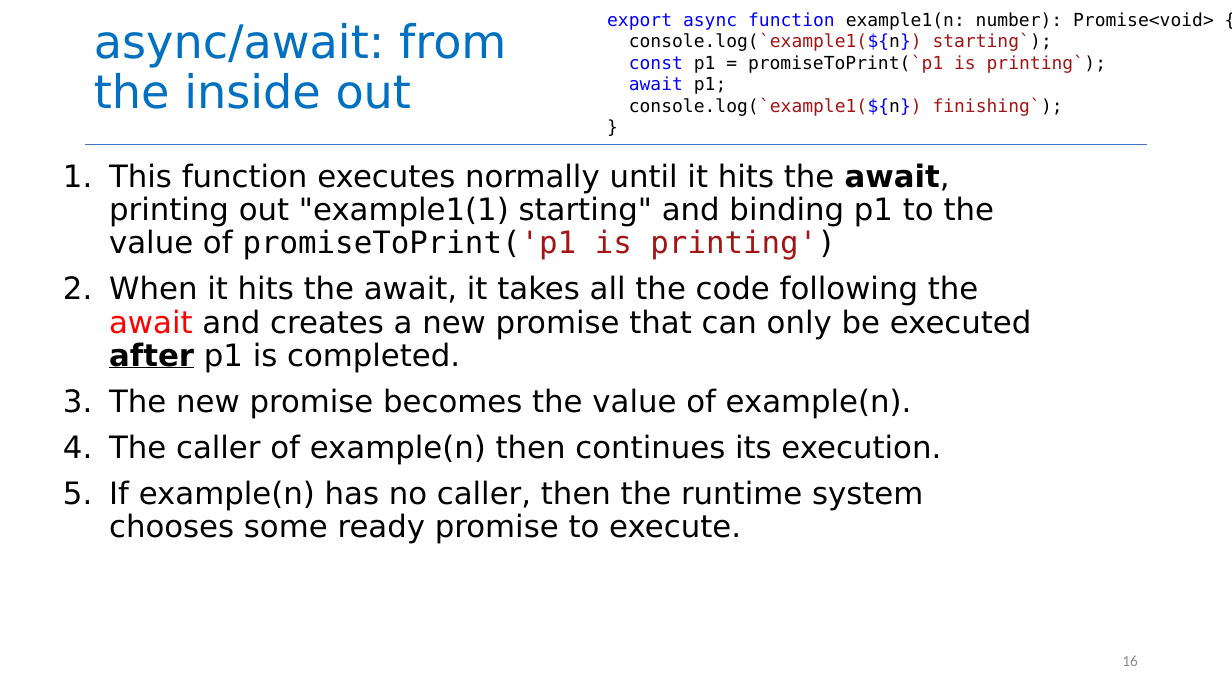
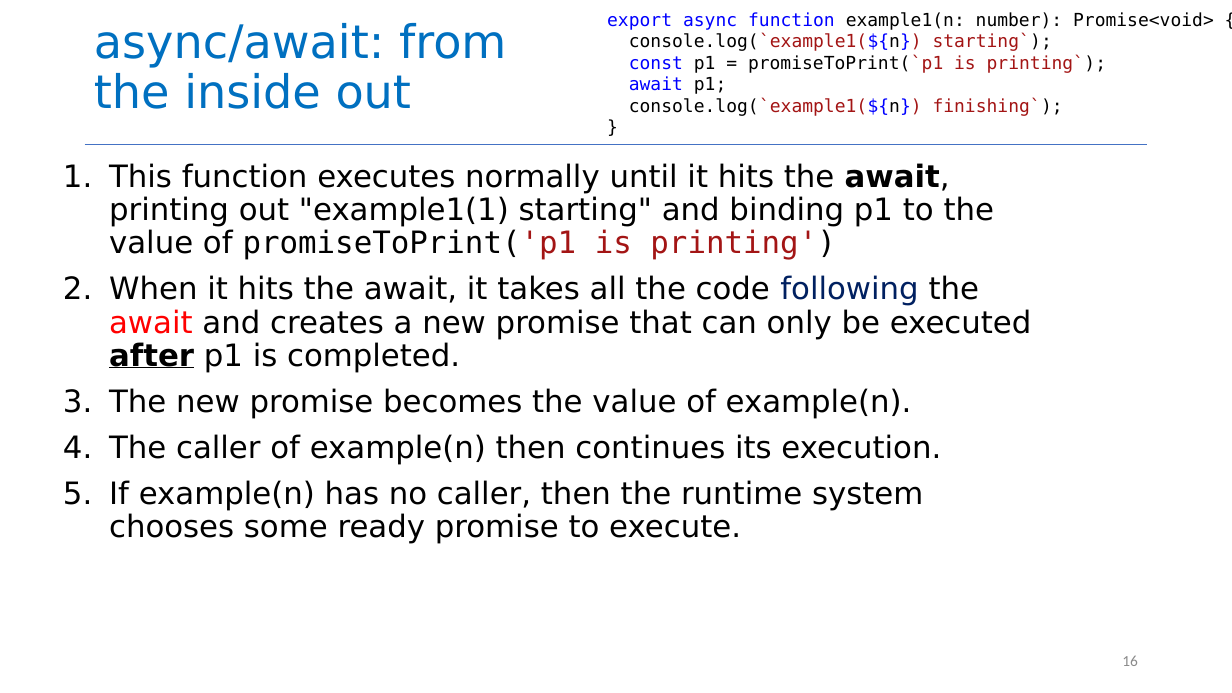
Before and after one commit to neu-se/CS4530-Spring-2025, a slide deck: slide 16 of Slides/Module 06 Concurrency Patterns in Typescript.pptx. Drawn at 1232x693 pixels with LibreOffice and Linux fonts; fonts in the diff are those of the drawing. Boxes give left, top, right and bottom in pixels: in the first picture for what was removed or moved away, otherwise in the second. Text is boxed around its words. In the diff, an @@ line names an element or a change of style, - is before the commit and + after.

```diff
--- a/Slides/Module 06 Concurrency Patterns in Typescript.pptx
+++ b/Slides/Module 06 Concurrency Patterns in Typescript.pptx
@@ text at (109,275,1032,373): text colour #000000 to #002060 in "following" @@
```
Also in this commit, not shown: 14 other slides changed, 1 other file.
